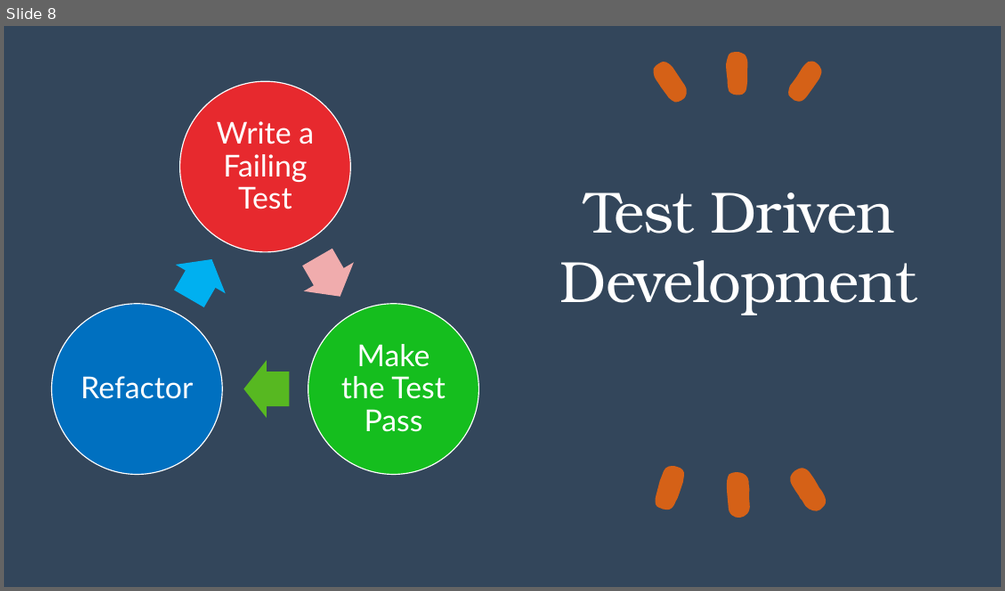
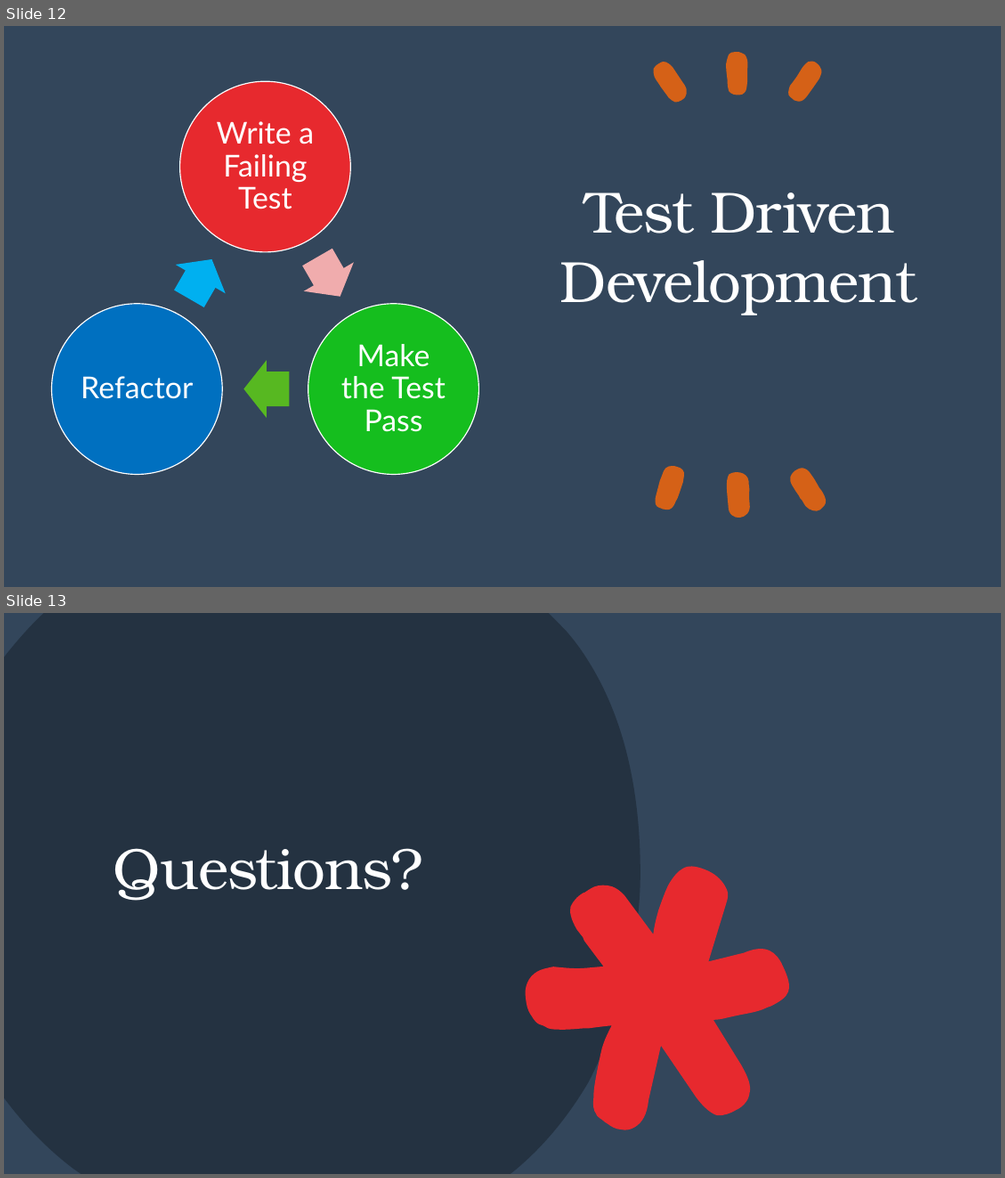
Before and after one commit to hc-sc-ocdo-bdpd/testing-demo, a slide deck: UnitTestingInPython.pptx. Shown one above the other, each under a label of ours: slide 8 before the commit, slides 12 and 13 after it. The pictures are 1005x591 and 1005x1178 pixels, drawn with LibreOffice and Linux fonts; fonts in the diff are those of the drawing. Boxes give left, top, right and bottom in pixels: in the first picture for what was removed or moved away, otherwise in the second. Text is boxed around its words. In the diff, an @@ line names an element or a change of style, - is before the commit and + after.

```diff
--- a/UnitTestingInPython.pptx
+++ b/UnitTestingInPython.pptx
@@ slide 13 added at (x1=4, y1=613, x2=1001, y2=1174), background #243241 @@
@@ rectangle added at (x1=4, y1=613, x2=1001, y2=1174), fill #33465B @@
@@ freeform shape added at (x1=4, y1=613, x2=640, y2=1174), fill #243241 @@
@@ title added at (x1=113, y1=848, x2=423, y2=900), 56 pt, text #FFFFFF @@
+Questions?
@@ freeform shape added at (x1=494, y1=831, x2=815, y2=1164), fill #E7292E @@
@@ what was slide 8 is now slide 12 @@
```
Also in this commit, not shown: 4 other slides added, 1 slide removed, 1 other file.
